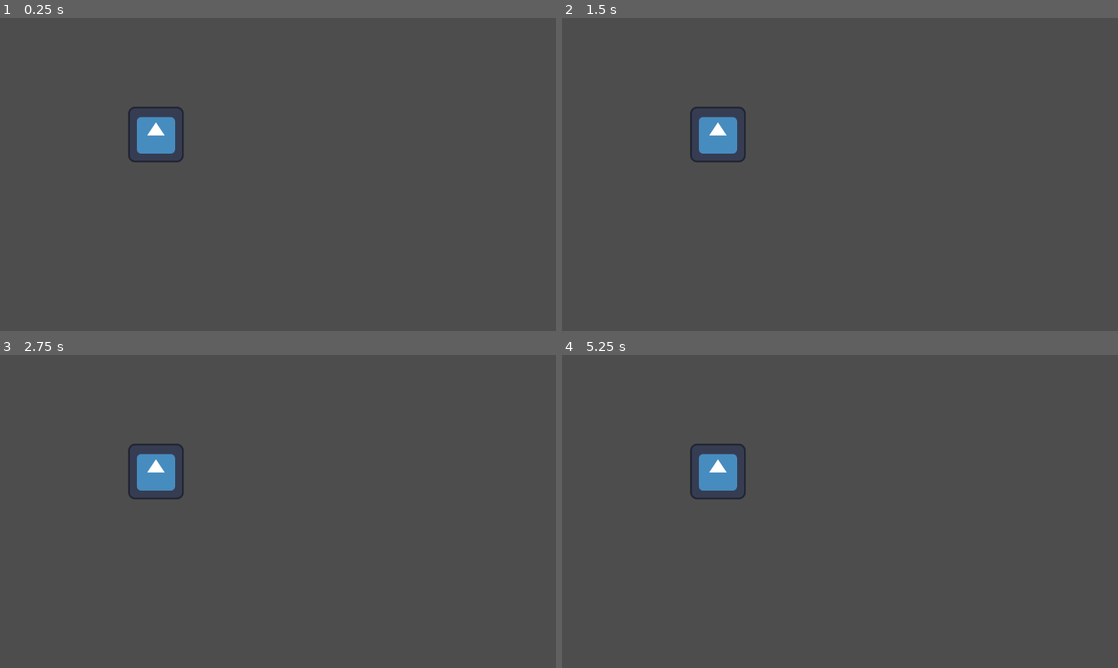
Above: before the commit, frames 1-4 (two rows, left to right).
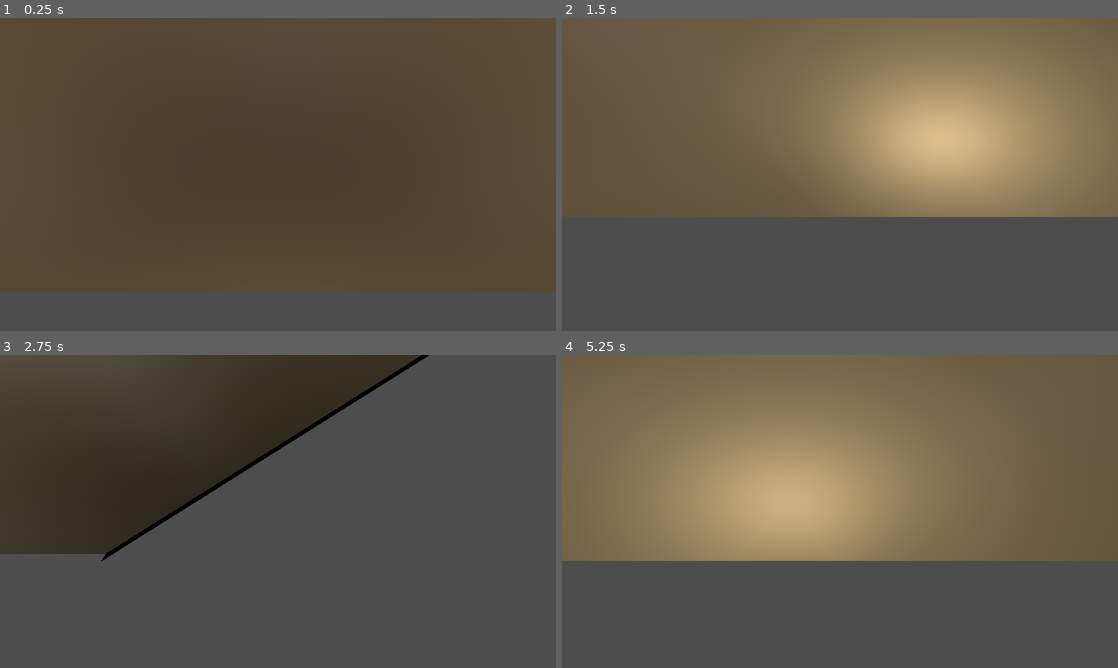
Above: after the commit, the same moments.

Repository: Lost-Rabbit-Digital/mycelium_empire
Game: Godot game, scene res://basic_world.tscn
Same seed, same stepped clock (60 frames per second), same inputs: the game is played once before the commit and once after it. Before the commit the project starts from res://scenes/world.tscn. The engine's default icon, where the game draws it, is replaced by a stand-in: a white triangle on a blue panel in a dark square.
Inputs (mouse positions are in pixels of both pictures, inside the frame that each line leads up to):
- Up to frame 1 (0.25 s): no input
- Up to frame 2 (1.5 s): move the mouse to (962, 158) at 0.52 s; hold Right (ui_right) 0.53-1.28 s; click (962, 158) at 0.67 s; move the mouse to (728, 190) at 1.27 s; hold Down (ui_down) from 1.28 s (still down); click (728, 190) at 1.42 s
- Up to frame 3 (2.75 s): move the mouse to (333, 442) at 2.02 s; release Down (ui_down) at 2.03 s; hold Right (ui_right) from 2.03 s (still down); click (333, 442) at 2.17 s
- Up to frame 4 (5.25 s): move the mouse to (812, 574) at 2.77 s; release Right (ui_right) at 2.78 s; hold Page Up (ui_page_up) 2.78-3.53 s; click (812, 574) at 2.92 s; move the mouse to (1006, 558) at 3.52 s; hold Left (ui_left) 3.53-5.03 s; click (1006, 558) at 3.67 s; move the mouse to (673, 464) at 4.27 s; click (673, 464) at 4.42 s; move the mouse to (867, 511) at 5.02 s; hold Down (ui_down) from 5.03 s (still down); click (867, 511) at 5.17 s

The runs differ from the first frame. In frame 1, 75% of the frame differs, in the area x 0-100%, y 0-88%; in frame 2, 51%; in frame 3, 28%; in frame 4, 63%.

Commit message:
Experimenting with different camera perspectives in orthogonal for RTS controls

Diff:
--- /dev/null
+++ b/basic_world.tscn
@@ -0,0 +1,72 @@
+[gd_scene load_steps=4 format=3 uid="uid://ca5lgblrurkou"]
+
+[ext_resource type="Material" uid="uid://416rkss2pxps" path="res://materials/mushroom_stem_material.tres" id="2_j2vs3"]
+[ext_resource type="Script" path="res://camera_3d.gd" id="2_y18ly"]
+[ext_resource type="Script" path="res://mushroom_house.gd" id="3_8qkdc"]
+
+[node name="Node3D" type="Node3D"]
+
+[node name="CSGBox3D" type="CSGBox3D" parent="."]
+transform = Transform3D(1, 0, 0, 0, 1, 0, 0, 0, 1, 1.14324, -5.73492, 6.71089)
+size = Vector3(250, 1, 250)
+material = ExtResource("2_j2vs3")
+
+[node name="Camera3D" type="Camera3D" parent="."]
+transform = Transform3D(-0.990591, 0.0783882, -0.112183, 0.0457648, 0.962256, 0.26827, 0.128978, 0.260612, -0.95679, -0.34749, 2.2428, -5.25889)
+size = 5.09535
+near = 0.001
+far = 100.0
+script = ExtResource("2_y18ly")
+move_speed = 100.0
+min_zoom = 20.0
+
+[node name="OmniLight3D2" type="OmniLight3D" parent="."]
+transform = Transform3D(1, 0, 0, 0, 1, 0, 0, 0, 1, -62.2969, 7.62908, 60.6522)
+light_energy = 7.0
+light_indirect_energy = 4.0
+light_size = 1.16
+omni_range = 300.0
+
+[node name="OmniLight3D3" type="OmniLight3D" parent="."]
+transform = Transform3D(1, 0, 0, 0, 1, 0, 0, 0, 1, -51.6327, 7.62908, -60.7167)
+light_energy = 7.0
+light_indirect_energy = 4.0
+light_size = 1.16
+omni_range = 300.0
+
+[node name="OmniLight3D4" type="OmniLight3D" parent="."]
+transform = Transform3D(1, 0, 0, 0, 1, 0, 0, 0, 1, 54.9162, 7.62908, -62.9242)
+light_energy = 7.0
+light_indirect_energy = 4.0
+light_size = 1.16
+omni_range = 300.0
+
+[node name="OmniLight3D5" type="OmniLight3D" parent="."]
+transform = Transform3D(1, 0, 0, 0, 1, 0, 0, 0, 1, 54.1498, 7.62908, 53.1334)
+light_energy = 7.0
+light_indirect_energy = 4.0
+light_size = 1.16
+omni_range = 300.0
+
+[node name="CSGCombiner3D" type="CSGCombiner3D" parent="."]
+visible = false
+script = ExtResource("3_8qkdc")
+
+[node name="CSGCylinder3D" type="CSGCylinder3D" parent="."]
+transform = Transform3D(1, 0, 0, 0, 1, 0, 0, 0, 1, -88.7906, 0, -65.8392)
+
+[node name="CSGCylinder3D2" type="CSGCylinder3D" parent="."]
+transform = Transform3D(1, 0, 0, 0, 1, 0, 0, 0, 1, -75.8244, 0, -66.0035)
+
+[node name="CSGCylinder3D3" type="CSGCylinder3D" parent="."]
+transform = Transform3D(1, 0, 0, 0, 1, 0, 0, 0, 1, -92.7572, 0, -44.7962)
+
+[node name="CSGCylinder3D4" type="CSGCylinder3D" parent="."]
+transform = Transform3D(1, 0, 0, 0, 1, 0, 0, 0, 1, -85.1113, 0, -46.271)
+
+[node name="CSGCylinder3D5" type="CSGCylinder3D" parent="."]
+transform = Transform3D(1, 0, 0, 0, 1, 0, 0, 0, 1, -76.6017, 0, -47.0371)
+
+[node name="CSGBox3D2" type="CSGBox3D" parent="."]
+transform = Transform3D(1, 0, 0, 0, 1, 0, 0, 0, 1, -64.9149, 0, -66.6135)
+size = Vector3(15, 5, 15)
--- /dev/null
+++ b/camera_3d.gd
@@ -0,0 +1,58 @@
+extends Camera3D
+
+@export var move_speed: float = 10.0
+@export var zoom_speed: float = 10.0
+@export var min_zoom: float = 10.0
+@export var max_zoom: float = 100.0
+@export var camera_angle: Vector3 = Vector3(20, 45, 0)  # Adjustable camera angle
+
+var _target_position: Vector3 = Vector3.ZERO
+var _target_zoom: float = 50.0
+
+func _ready():
+	projection = Camera3D.PROJECTION_ORTHOGONAL
+	size = _target_zoom
+	near = 0.001
+	far = 1000.0
+	_update_camera_transform()
+
+func _process(delta: float):
+	var input_dir = Vector3.ZERO
+	input_dir.x = Input.get_action_strength("ui_right") - Input.get_action_strength("ui_left")
+	input_dir.z = Input.get_action_strength("ui_down") - Input.get_action_strength("ui_up")
+
+	# Adjust input direction based on camera orientation
+	var camera_basis = global_transform.basis
+	var adjusted_input = camera_basis.x * input_dir.x + camera_basis.z * input_dir.z
+	adjusted_input.y = 0  # Ensure no vertical movement
+	_target_position += adjusted_input.normalized() * move_speed * delta
+
+	var zoom_input = Input.get_action_strength("ui_page_down") - Input.get_action_strength("ui_page_up")
+	_target_zoom = clamp(_target_zoom + zoom_input * zoom_speed * delta, min_zoom, max_zoom)
+
+	global_position = global_position.lerp(_target_position, delta * 5.0)
+	size = lerp(size, _target_zoom, delta * 5.0)
+
+func _input(event: InputEvent):
+	if event is InputEventMouseButton:
+		if event.button_index == MOUSE_BUTTON_WHEEL_UP:
+			_target_zoom = clamp(_target_zoom - zoom_speed * 0.1, min_zoom, max_zoom)
+		elif event.button_index == MOUSE_BUTTON_WHEEL_DOWN:
+			_target_zoom = clamp(_target_zoom + zoom_speed * 0.1, min_zoom, max_zoom)
+
+func _update_camera_transform():
+	var angle_rad = camera_angle * PI / 180.0
+	var distance = 100
+
+	# Calculate camera position
+	var pos = Vector3(
+		sin(angle_rad.y) * distance,
+		sin(angle_rad.x) * distance,
+		cos(angle_rad.y) * distance
+	)
+
+	# Look at the origin from the calculated position
+	look_at_from_position(pos, Vector3.ZERO, Vector3.UP)
+
+	# Rotate the camera to achieve the desired angle
+	rotate_object_local(Vector3.RIGHT, -angle_rad.x)
--- /dev/null
+++ b/isometric_project.gdshader
@@ -0,0 +1,35 @@
+shader_type spatial;
+render_mode unshaded;
+
+uniform float iso_angle = 0.63; // ~35.264 degrees in radians
+
+void vertex() {
+    // Apply isometric rotation around Y-axis
+    float cos_y = cos(iso_angle);
+    float sin_y = sin(iso_angle);
+    mat3 rot_y = mat3(
+        vec3(cos_y, 0.0, -sin_y),
+        vec3(0.0, 1.0, 0.0),
+        vec3(sin_y, 0.0, cos_y)
+    );
+
+    // Apply 45-degree rotation around Z-axis
+    float cos_z = cos(0.785398); // 45 degrees in radians
+    float sin_z = sin(0.785398);
+    mat3 rot_z = mat3(
+        vec3(cos_z, -sin_z, 0.0),
+        vec3(sin_z, cos_z, 0.0),
+        vec3(0.0, 0.0, 1.0)
+    );
+
+    // Combine rotations and apply to vertex
+    VERTEX = (rot_z * rot_y * VERTEX);
+
+    // Scale the Z-axis to flatten the perspective
+    VERTEX.z *= 0.1;
+}
+
+void fragment() {
+    // Use vertex color or texture as needed
+    ALBEDO = vec3(1.0, 1.0, 1.0); // White color, replace with your desired color or texture
+}
--- /dev/null
+++ b/materials/door_material.tres
@@ -0,0 +1,4 @@
+[gd_resource type="StandardMaterial3D" format=3 uid="uid://cuw4v6lqfp748"]
+
+[resource]
+albedo_color = Color(0.559744, 0.429545, 0.356589, 1)
--- /dev/null
+++ b/materials/mushroom_cap_material.tres
@@ -0,0 +1,4 @@
+[gd_resource type="StandardMaterial3D" format=3 uid="uid://kblmbg2c6boe"]
+
+[resource]
+albedo_color = Color(1, 0.0823529, 0.117647, 1)
--- /dev/null
+++ b/materials/mushroom_stem_material.tres
@@ -0,0 +1,4 @@
+[gd_resource type="StandardMaterial3D" format=3 uid="uid://416rkss2pxps"]
+
+[resource]
+albedo_color = Color(1, 0.866667, 0.623529, 0.921569)
--- /dev/null
+++ b/materials/window_material.tres
@@ -0,0 +1,4 @@
+[gd_resource type="StandardMaterial3D" format=3 uid="uid://dkif1lp33sw2g"]
+
+[resource]
+albedo_color = Color(1, 0.152941, 1, 1)
--- /dev/null
+++ b/mushroom_house.gd
@@ -0,0 +1,46 @@
+extends CSGCombiner3D
+
+func _ready():
+	# Create the stem
+	var stem = CSGCylinder3D.new()
+	stem.radius = 1.5
+	stem.height = 3.0
+	stem.material = preload("res://materials/mushroom_stem_material.tres")
+	add_child(stem)
+
+	# Create the cap
+	var cap = CSGSphere3D.new()
+	cap.radius = 2.5
+	cap.material = preload("res://materials/mushroom_cap_material.tres")
+	cap.transform.origin.y = 2.5
+	add_child(cap)
+
+	# Flatten the bottom of the cap
+	var cap_cutter = CSGBox3D.new()
+	cap_cutter.width = 5.0
+	cap_cutter.depth = 5.0
+	cap_cutter.height = 2.5
+	cap_cutter.transform.origin.y = 1.25
+	cap_cutter.operation = CSGShape3D.OPERATION_SUBTRACTION
+	cap.add_child(cap_cutter)
+
+	# Add a door
+	var door = CSGBox3D.new()
+	door.width = 1.0
+	door.depth = 0.1
+	door.height = 1.5
+	door.transform.origin = Vector3(0, 0.75, -1.4)
+	door.material = preload("res://materials/door_material.tres")
+	stem.add_child(door)
+
+	# Add windows
+	for i in range(2):
+		var window = CSGSphere3D.new()
+		window.radius = 0.3
+		window.transform.origin = Vector3(cos(i * PI) * 1.2, 1.5, sin(i * PI) * 1.2)
+		window.material = preload("res://materials/window_material.tres")
+		stem.add_child(window)
+
+# You would need to create the referenced materials separately
+# For example, mushroom_stem_material.tres could be a SpatialMaterial
+# with a beige color and a rough texture
--- a/project.godot
+++ b/project.godot
@@ -11,7 +11,7 @@
 [application]
 
 config/name="Mycelium_Empire"
-run/main_scene="res://scenes/world.tscn"
+run/main_scene="res://basic_world.tscn"
 config/features=PackedStringArray("4.3", "GL Compatibility")
 config/icon="res://icon.svg"
 
Not shown, added: mycelium_empire_features.txt
Not shown, added: bas26F2.tmp
Not shown, added: bas39EE.tmp
